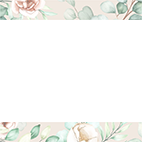
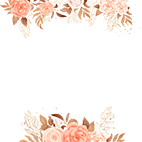
Layers edited between the first and the second (142, 142) image:
renamed "bg_2_up" to "bg_11_up", moved it above "bg_11_down", painted on it over [0,0,142,39]
renamed "bg_2_down" to "bg_11_down", painted on it over [0,106,142,142]
